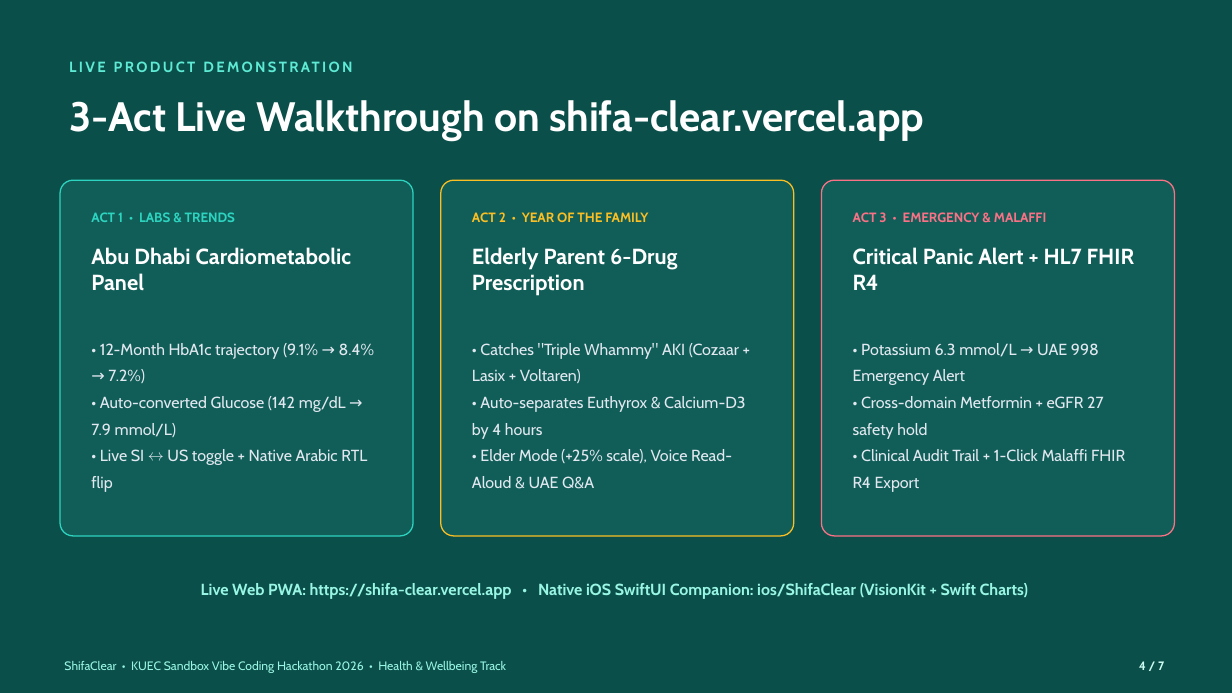
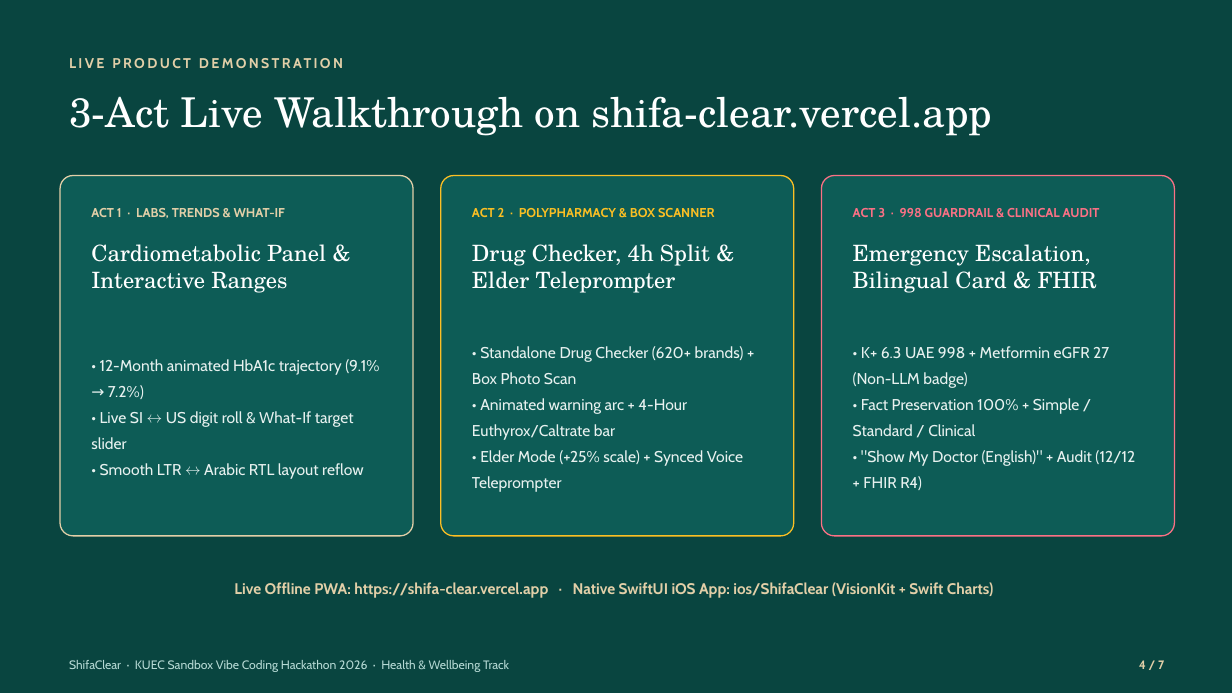
Before and after one commit to EigenLayerovich/Shifa_Clear, a slide deck: slide 4 of ShifaClear_KUEC_Pitch_Deck.pptx. Drawn at 1232x693 pixels with LibreOffice and Linux fonts; fonts in the diff are those of the drawing. Boxes give left, top, right and bottom in pixels: in the first picture for what was removed or moved away, otherwise in the second. Text is boxed around its words. In the diff, an @@ line names an element or a change of style, - is before the commit and + after.

Commit message:
Update KUEC pitch deck to Direction A Warm Editorial Clinic UI & latest clinical safety features

```diff
--- a/ShifaClear_KUEC_Pitch_Deck.pptx
+++ b/ShifaClear_KUEC_Pitch_Deck.pptx
@@ background #0B4F4A to #094540 @@
@@ text "LIVE PRODUCT DEMONSTRATION" at (60, 48, 984, 78): size 11.5 to 11 pt, text colour #5EEAD4 to #E2CFA8 @@
@@ text "3-Act Live Walkthrough on shifa-clear.vercel.app" at (69, 96, 993, 136): font Cabin to TeX Gyre Schola, bold off @@
@@ rounded rectangle: place and size @@
-rounded rectangle at (60, 180, 413, 536)
+rounded rectangle at (60, 176, 413, 536)
@@ rounded rectangle at (60, 176, 413, 536): fill #115E59 to #0D5C56; outline #2DD4BF 1 pt to #E2CFA8 1 pt @@
@@ rounded rectangle: place and size @@
-rounded rectangle at (441, 180, 794, 536)
+rounded rectangle at (441, 176, 794, 536)
@@ rounded rectangle at (441, 176, 794, 536): fill #115E59 to #0D5C56 @@
@@ rounded rectangle at (822, 176, 1175, 536): fill #115E59 to #0D5C56 @@
@@ rounded rectangle: place and size @@
-rounded rectangle at (822, 180, 1175, 536)
+rounded rectangle at (822, 176, 1175, 536)
@@ text at (91, 208, 285, 218): text changed; size 10.5 to 10 pt; text colour #2DD4BF to #E2CFA8 @@
-ACT 1 • LABS & TRENDS
+ACT 1 · LABS, TRENDS & WHAT-IF
@@ text at (472, 208, 715, 217): text changed; size 10.5 to 10 pt @@
-ACT 2 • YEAR OF THE FAMILY
+ACT 2 · POLYPHARMACY & BOX SCANNER
@@ text at (853, 208, 1100, 217): text changed; size 10.5 to 10 pt @@
-ACT 3 • EMERGENCY & MALAFFI
+ACT 3 · 998 GUARDRAIL & CLINICAL AUDIT
@@ text at (91, 244, 326, 293): text changed; size 17 to 17.5 pt; font Cabin to TeX Gyre Schola; bold off @@
-Abu Dhabi Cardiometabolic Panel
+Cardiometabolic Panel & Interactive Ranges
@@ text at (472, 244, 710, 293): text changed; size 17 to 17.5 pt; font Cabin to TeX Gyre Schola; bold off @@
-Elderly Parent 6-Drug Prescription
+Drug Checker, 4h Split & Elder Teleprompter
@@ text at (853, 244, 1097, 293): text changed; size 17 to 17.5 pt; font Cabin to TeX Gyre Schola; bold off @@
-Critical Panic Alert + HL7 FHIR R4
+Emergency Escalation, Bilingual Card & FHIR
@@ text at (91, 359, 379, 479): text changed; size 12.5 to 12.2 pt; text colour #E2E8F0 to #E7F1EF @@
-• 12-Month HbA1c trajectory (9.1% → 8.4% → 7.2%)
-• Auto-converted Glucose (142 mg/dL → 7.9 mmol/L)
-• Live SI ↔ US toggle + Native Arabic RTL flip
+• 12-Month animated HbA1c trajectory (9.1% → 7.2%)
+• Live SI ↔ US digit roll & What-If target slider
+• Smooth LTR ↔ Arabic RTL layout reflow
@@ text at (472, 346, 744, 492): text changed; size 12.5 to 12.2 pt; text colour #E2E8F0 to #E7F1EF @@
-• Catches "Triple Whammy" AKI (Cozaar + Lasix + Voltaren)
-• Auto-separates Euthyrox & Calcium-D3 by 4 hours
-• Elder Mode (+25% scale), Voice Read-Aloud & UAE Q&A
+• Standalone Drug Checker (620+ brands) + Box Photo Scan
+• Animated warning arc + 4-Hour Euthyrox/Caltrate bar
+• Elder Mode (+25% scale) + Synced Voice Teleprompter
@@ text at (853, 346, 1135, 490): text changed; size 12.5 to 12.2 pt; text colour #E2E8F0 to #E7F1EF @@
-• Potassium 6.3 mmol/L → UAE 998 Emergency Alert
-• Cross-domain Metformin + eGFR 27 safety hold
-• Clinical Audit Trail + 1-Click Malaffi FHIR R4 Export
+• K+ 6.3 UAE 998 + Metformin eGFR 27 (Non-LLM badge)
+• Fact Preservation 100% + Simple / Standard / Clinical
+• "Show My Doctor (English)" + Audit (12/12 + FHIR R4)
@@ text at (234, 582, 993, 598): text changed; size 12.5 to 12 pt; text colour #99F6E4 to #E2CFA8 @@
-Live Web PWA: https://shifa-clear.vercel.app • Native iOS SwiftUI Companion: ios/ShifaClear (VisionKit + Swift Charts)
+Live Offline PWA: https://shifa-clear.vercel.app · Native SwiftUI iOS App: ios/ShifaClear (VisionKit + Swift Charts)
@@ text "4 / 7" at (1139, 660, 1164, 669): text colour #CCFBF1 to #E2CFA8 @@
@@ text at (69, 660, 509, 672): text changed; text colour #99F6E4 to #B5D9D4 @@
-ShifaClear • KUEC Sandbox Vibe Coding Hackathon 2026 • Health & Wellbeing Track
+ShifaClear · KUEC Sandbox Vibe Coding Hackathon 2026 · Health & Wellbeing Track
```
Also in this commit, not shown: 4 other slides changed, 2 slides added, 2 slides removed.
